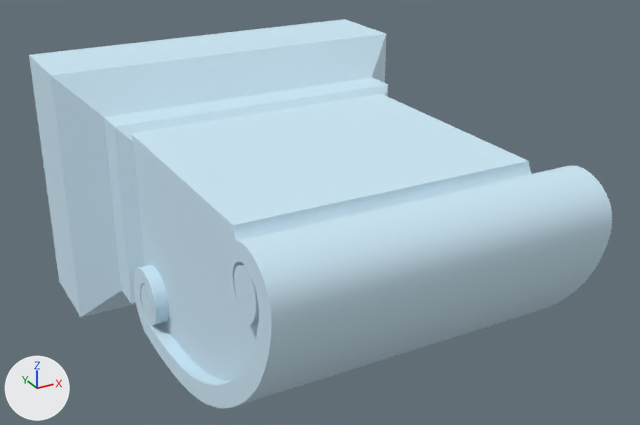
Renders of the FBX model Unity Project/Giroux-CAP6117-SANC - crown/Assets/Models/LOD Headstones/PA-88-F.fbx from each side of a commit.
Rendered twice from a 50 mm lens placed at (-0.487, -1.263, 0.473), pointed at (0.023, -0.336, 0.009). Lighting does not change. The marker at lower left points along +X, +Y and +Z. The older version comes first. Objects named as collision shapes, trigger or cutter boxes, shadow casters or lower levels of detail are left out. Where no turn or scale is listed for an object, it has been applied to the vertices.

Objects in the first picture: 'PA-88-F_LOD0'.
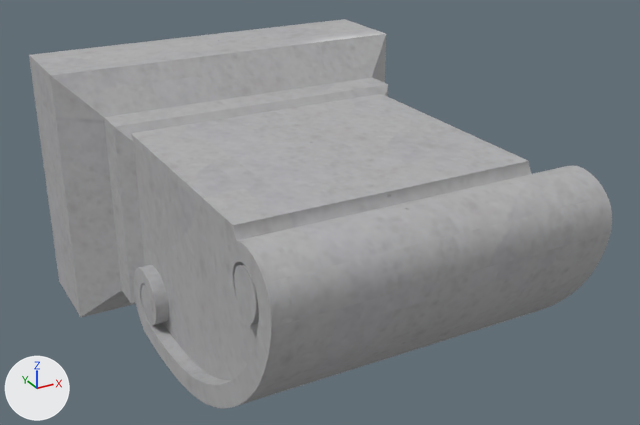
What changed in the scene script:
```text
Add img_a_88_f_png:
    img_a_88_f_png = load_image('A-88-F.png', '../../Materials/LOD Headstone Mats/A-88-F.png', 1024, 1024, 'sRGB')
Add mat_0_615686_0_811765_0_929412_0_000000_0_193:
    mat_0_615686_0_811765_0_929412_0_000000_0_193 = principled_material('0.615686_0.811765_0.929412_0.000000_0.193')
    mat_0_615686_0_811765_0_929412_0_000000_0_193.texture = img_a_88_f_png
    mat_0_615686_0_811765_0_929412_0_000000_0_193.roughness = 0.859
Change me_mesh1:
    where me_mesh1.from_pydata(...)  # 3266 vertices, 6528 faces; spans x -0.254..0.254, y -0.656..0.0, z -0.178..0.178
    remove me_mesh1.materials.append(mat_0_615686_0_811765_0_929412_0_000000_0_000000)  # blue #cee9f7
    add me_mesh1.materials.append(mat_0_615686_0_811765_0_929412_0_000000_0_193)  # picture img_a_88_f_png
```

Changed parts and their boxes (x1, y1, x2, y2) in the pictures (640 x 425 px):
'PA-88-F_LOD0', recoloured (blue to grey): (29, 19, 612, 408) in both
